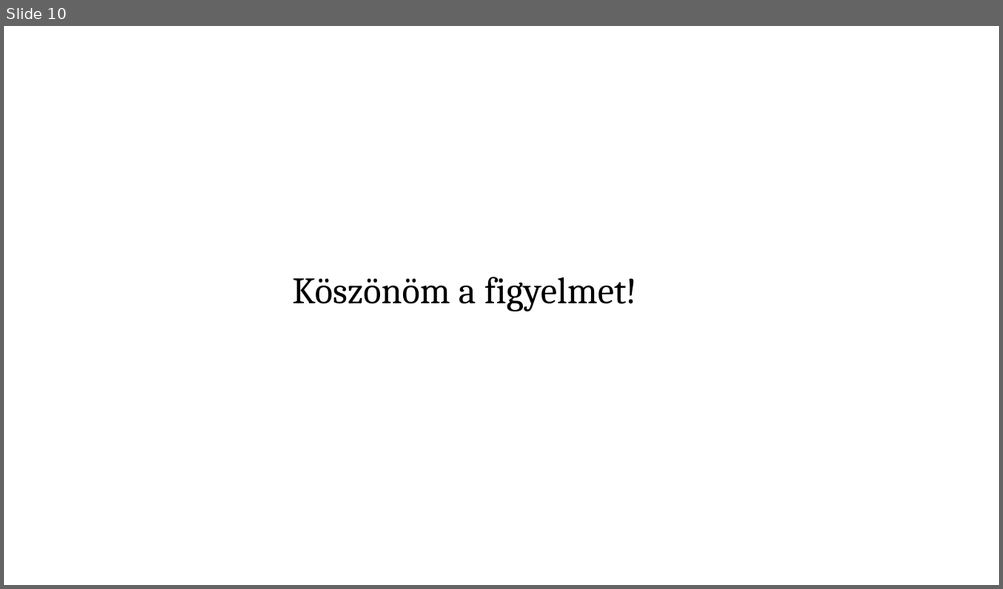
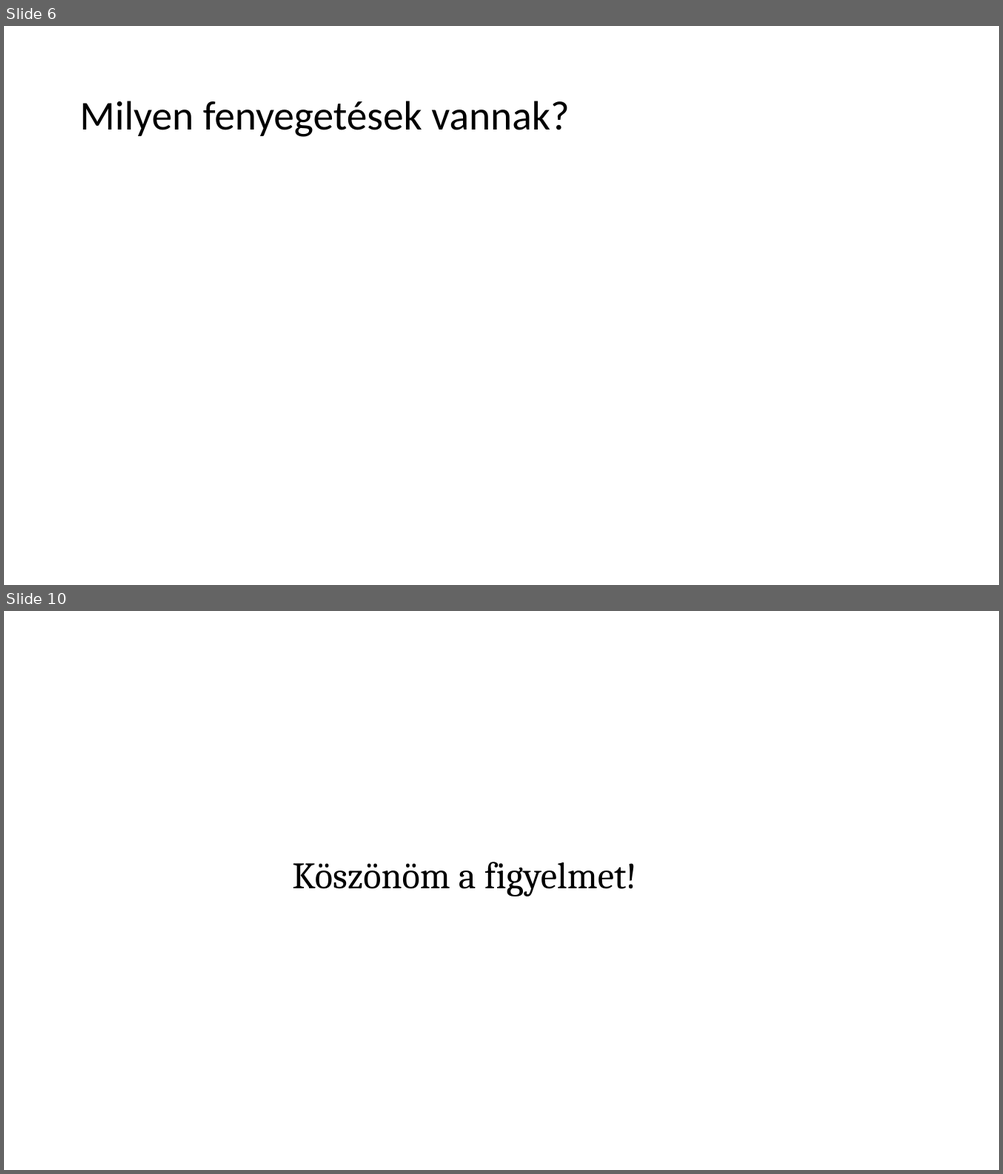
Before and after one commit to somodikonrad/Paprika, a slide deck: Beadandó SK.pptx. Shown one above the other, each under a label of ours: slide 10 before the commit, slides 6 and 10 after it; the slides between them are not shown. The pictures are 1003x589 and 1003x1174 pixels, drawn with LibreOffice and Linux fonts; fonts in the diff are those of the drawing. Boxes give left, top, right and bottom in pixels: in the first picture for what was removed or moved away, otherwise in the second. Text is boxed around its words. In the diff, an @@ line names an element or a change of style, - is before the commit and + after.

```diff
--- a/Beadandó SK.pptx
+++ b/Beadandó SK.pptx
@@ slide 6 added at (x1=4, y1=26, x2=999, y2=585), background #FFFFFF @@
@@ title added at (x1=79, y1=101, x2=569, y2=137), 39.6 pt, text #000000 @@
+Milyen fenyegetések vannak?
```
Also in this commit, not shown: 1 slide changed, 7 other slides added, 8 slides removed.
